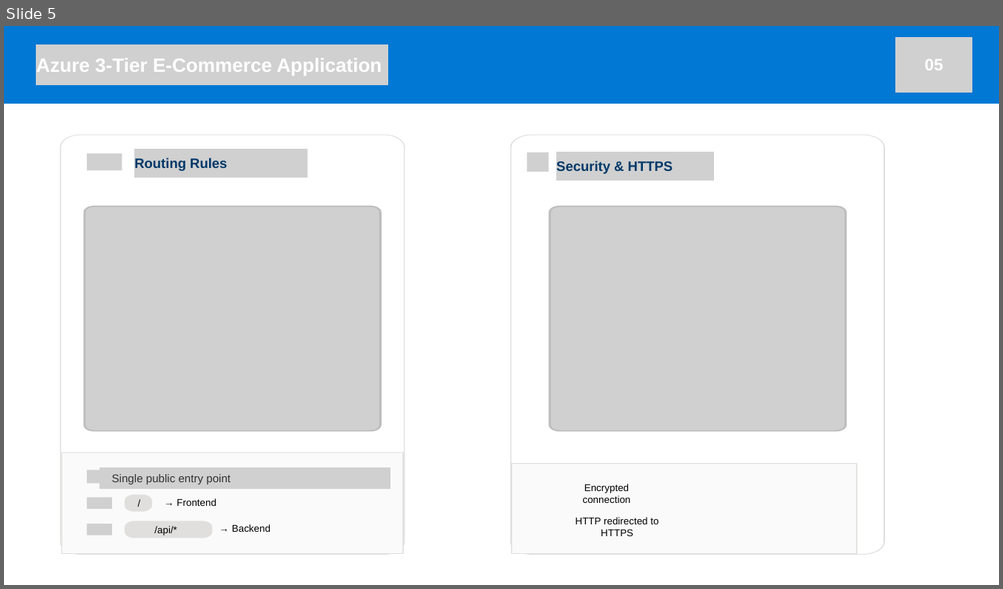
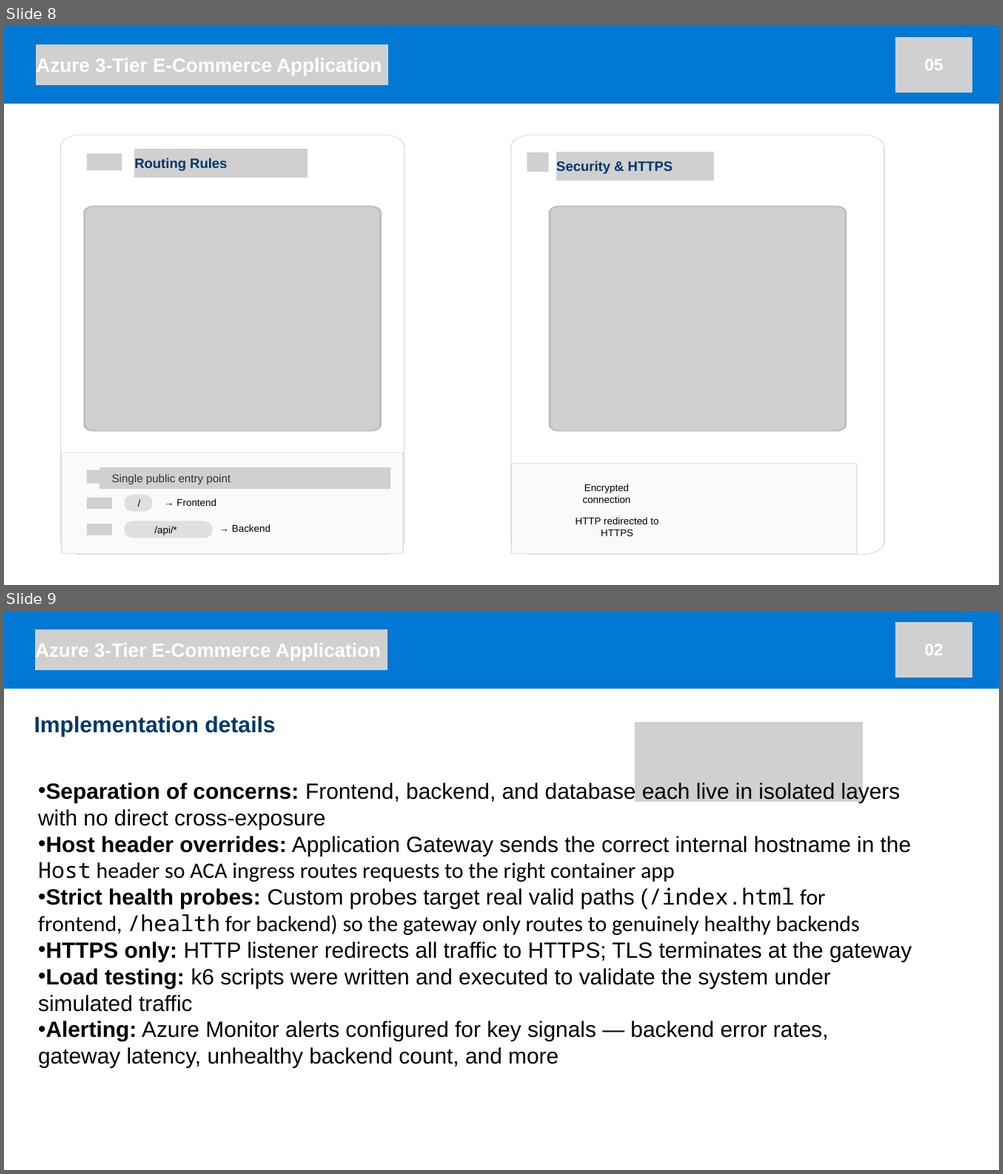
Before and after one commit to knn0508/team-5-project-1, a slide deck: Team-5-project-1/Project-1-Team-5.pptx. Shown one above the other, each under a label of ours: slide 5 before the commit, slides 8 and 9 after it. The pictures are 1003x589 and 1003x1174 pixels, drawn with LibreOffice and Linux fonts; fonts in the diff are those of the drawing; grey boxes stand for pictures; background and template pictures are left out. Boxes give left, top, right and bottom in pixels: in the first picture for what was removed or moved away, otherwise in the second. Text is boxed around its words. In the diff, an @@ line names an element or a change of style, - is before the commit and + after.

```diff
--- a/Team-5-project-1/Project-1-Team-5.pptx
+++ b/Team-5-project-1/Project-1-Team-5.pptx
@@ slide 9 added at [4, 611, 999, 1170], background #FFFFFF @@
@@ freeform shape added at [4, 611, 999, 689], fill #0078D4 @@
@@ picture added at [35, 629, 387, 670] @@
@@ picture added at [895, 622, 972, 678] @@
@@ text added at [35, 643, 381, 661], 28 pt, text #FFFFFF, bold @@
+Azure 3-Tier E-Commerce Application
@@ text added at [925, 644, 943, 655], 24 pt, text #FFFFFF, bold @@
+02
@@ text added at [34, 716, 275, 737], 32.3 pt, text #003868, bold @@
+Implementation details
@@ picture added at [634, 722, 862, 802] @@
@@ text added at [38, 781, 911, 1068], 32 pt, text #000000 @@
+• Separation of concerns: Frontend, backend, and database each live in isolated layers with no direct cross-exposure
+• Host header overrides: Application Gateway sends the correct internal hostname in the Host header so ACA ingress routes requests to the right container app
+• Strict health probes: Custom probes target real valid paths (/index.html for frontend, /health for backend) so the gateway only routes to genuinely healthy backends
+• HTTPS only: HTTP listener redirects all traffic to HTTPS; TLS terminates at the gateway
+• Load testing: k6 scripts were written and executed to validate the system under simulated traffic
+• Alerting: Azure Monitor alerts configured for key signals — backend error rates, gateway latency, unhealthy backend count, and more
@@ what was slide 5 is now slide 8 @@
```
Also in this commit, not shown: 4 slides changed, 7 other slides added, 1 other file.
